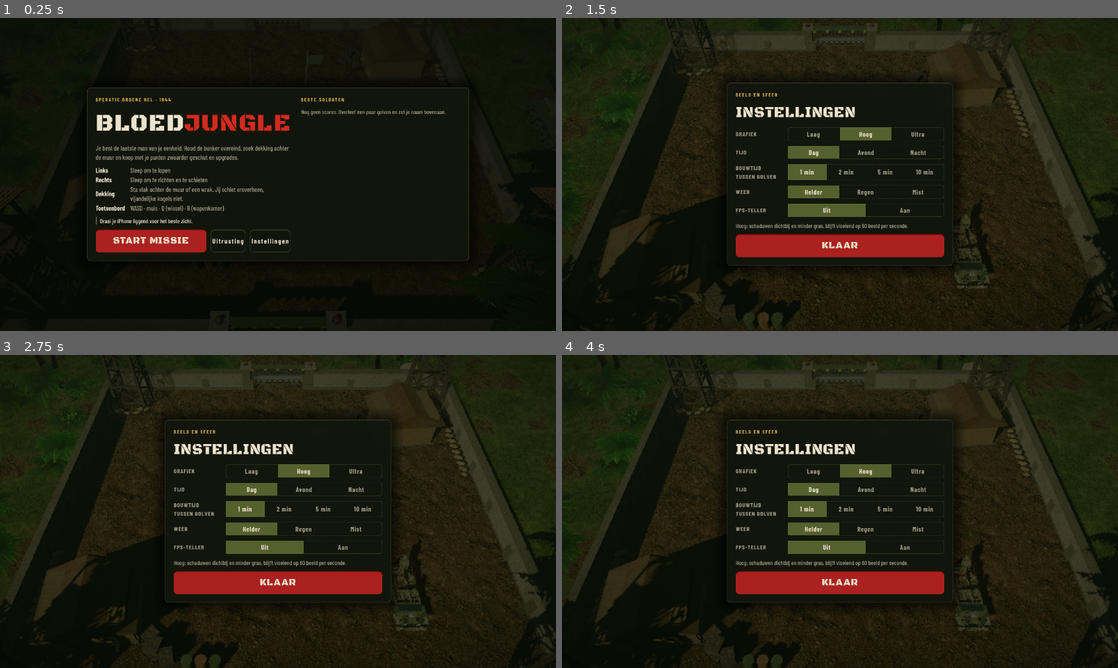
Above: before the commit, frames 1-4 (two rows, left to right).
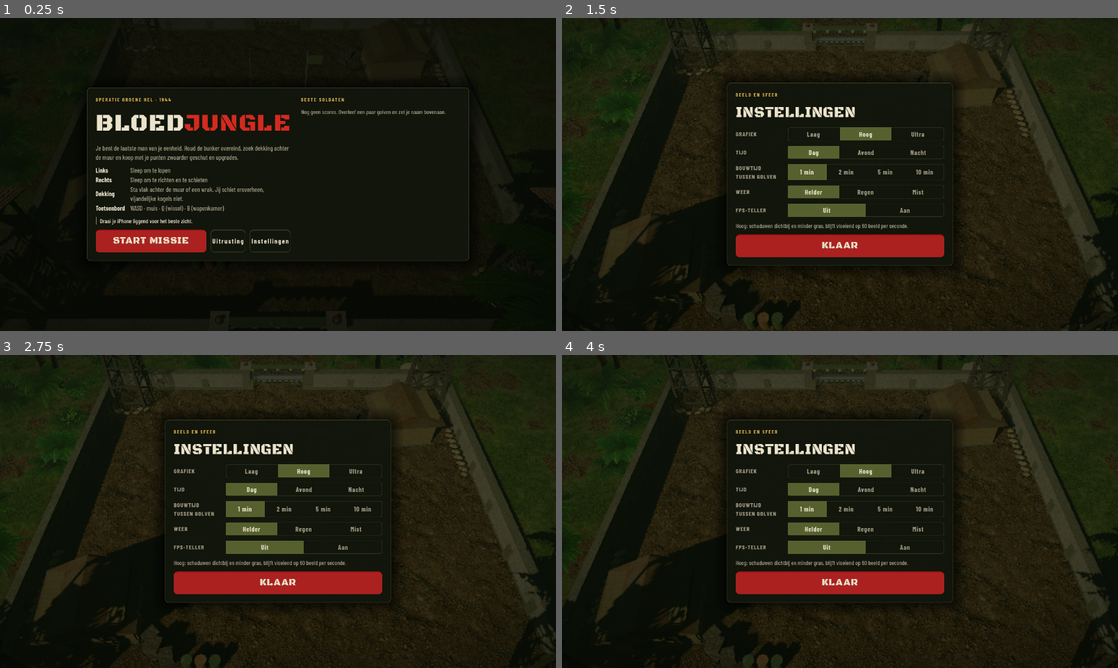
Above: after the commit, the same moments.

Repository: boodschappenmaatje/Bloedjungle-godot
Game: Godot game, scene res://scenes/main.tscn
The game is run twice, just before and just after one commit, with the same random seed, the same clock (stepped at 60 frames per second) and the same inputs.
Inputs (mouse positions are in pixels of both pictures, inside the frame that each line leads up to):
- Up to frame 1 (0.25 s): no input
- Up to frame 2 (1.5 s): tap Enter at 0.5 s; move the mouse to (812, 237) at 0.52 s; hold W 0.53-1.25 s; tap B at 0.6 s; click (812, 237) at 0.67 s; drag from (1006, 221) to (812, 237) at 1.27 s
- Up to frame 3 (2.75 s): move the mouse to (111, 464) at 2.02 s; hold A from 2.03 s (still down); tap F at 2.1 s
- Up to frame 4 (4 s): release A at 2.75 s; tap Space at 2.75 s; drag from (867, 511) to (673, 464) at 2.77 s; tap Enter at 3.5 s; move the mouse to (756, 433) at 3.52 s; hold S from 3.53 s (still down); tap Q at 3.6 s

The runs differ from the first frame. In frame 2, 0.4% of the frame differs, in the area x 70-78%, y 58-87%; in frame 3, 0.5%; in frame 4, 0.5%, in the area x 70-78%, y 59-89%.

Commit message:
Tank en jeep uit het veld gehaald: ze komen later alleen via de garage (scenes en scripts blijven staan)
Co-Authored-By: Claude Sonnet 5.5 <noreply@anthropic.com>
Claude-Session: https://claude.ai/code/session_01RvTk3AeN159VbiALZ2ZDoW

Diff:
--- a/scenes/main.tscn
+++ b/scenes/main.tscn
@@ -6,8 +6,6 @@
 [ext_resource type="Script" uid="uid://1lfqvsb2oerb" path="res://scripts/camera_rig.gd" id="4"]
 [ext_resource type="PackedScene" path="res://scenes/hud.tscn" id="5"]
 [ext_resource type="Script" uid="uid://bdw2av47wt1pe" path="res://scripts/atmosphere.gd" id="6"]
-[ext_resource type="PackedScene" path="res://scenes/tank.tscn" id="7"]
-[ext_resource type="PackedScene" path="res://scenes/jeep.tscn" id="8"]
 
 [node name="Main" type="Node3D" unique_id=2098459922]
 script = ExtResource("1")
@@ -21,12 +19,6 @@
 [node name="Player" parent="." unique_id=738265523 instance=ExtResource("3")]
 transform = Transform3D(1, 0, 0, 0, 1, 0, 0, 0, 1, 0, 0, 4)
 
-[node name="Tank" parent="." unique_id=1360414420 instance=ExtResource("7")]
-transform = Transform3D(1, 0, 0, 0, 1, 0, 0, 0, 1, 20.5, 0, 0)
-
-[node name="Jeep" parent="." unique_id=905117342 instance=ExtResource("8")]
-transform = Transform3D(-1, 0, 0, 0, 1, 0, 0, 0, -1, 7, 0, 6.5)
-
 [node name="Camera" type="Camera3D" parent="." unique_id=300563584]
 transform = Transform3D(1, 0, 0, 0, 0.5, 0.866, 0, -0.866, 0.5, 0, 20, 15.5)
 fov = 40.0
